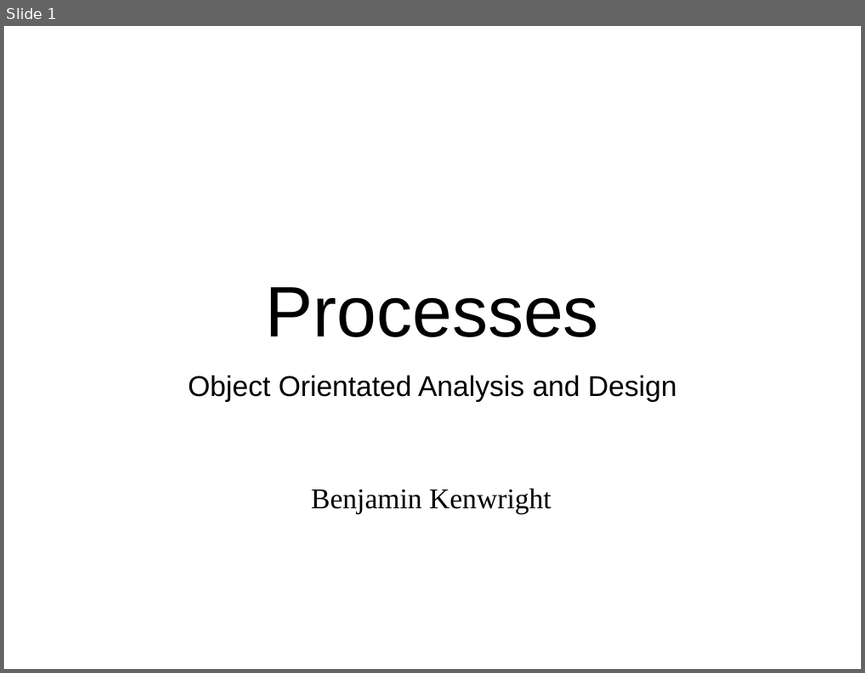
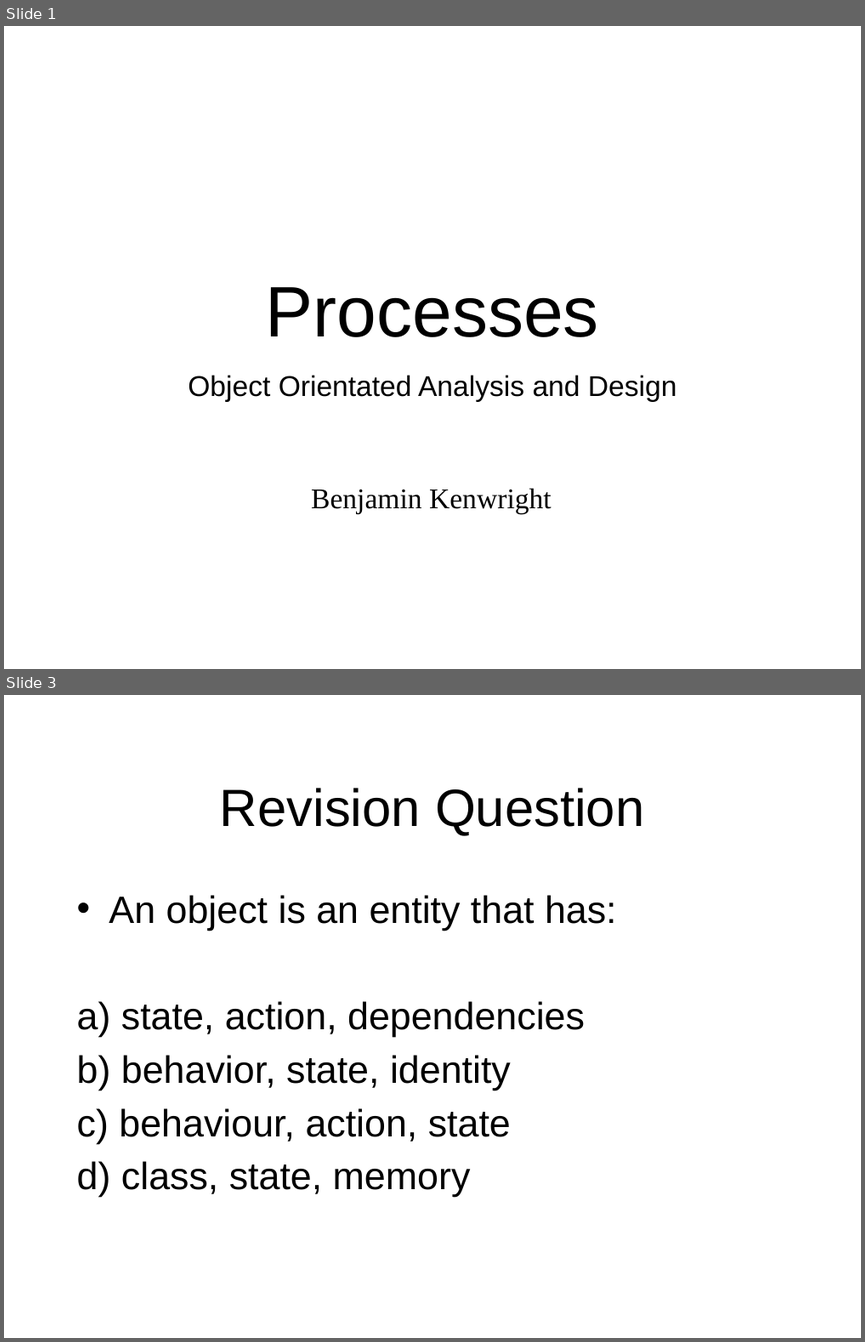
Before and after one commit to octaviordz/zjnu2017.github.io, a slide deck: OOAD/lectures/080--Processes.pptx. Shown one above the other, each under a label of ours: slide 1 before the commit, slides 1 and 3 after it; the slides between them are not shown. The pictures are 865x673 and 865x1342 pixels, drawn with LibreOffice and Linux fonts; fonts in the diff are those of the drawing. Boxes give left, top, right and bottom in pixels: in the first picture for what was removed or moved away, otherwise in the second. Text is boxed around its words. In the diff, an @@ line names an element or a change of style, - is before the commit and + after.

```diff
--- a/OOAD/lectures/080--Processes.pptx
+++ b/OOAD/lectures/080--Processes.pptx
@@ slide 3 added at box(4, 695, 861, 1338), background #FFFFFF @@
@@ title added at box(220, 788, 644, 836), 44 pt, text #000000 @@
+Revision Question
@@ text added at box(77, 895, 617, 1197), 32 pt, text #000000 @@
+• An object is an entity that has:
+a) state, action, dependencies
+b) behavior, state, identity
+c) behaviour, action, state
+d) class, state, memory
```
Also in this commit, not shown: 3 slides changed, 63 other slides added, 6 other files.
